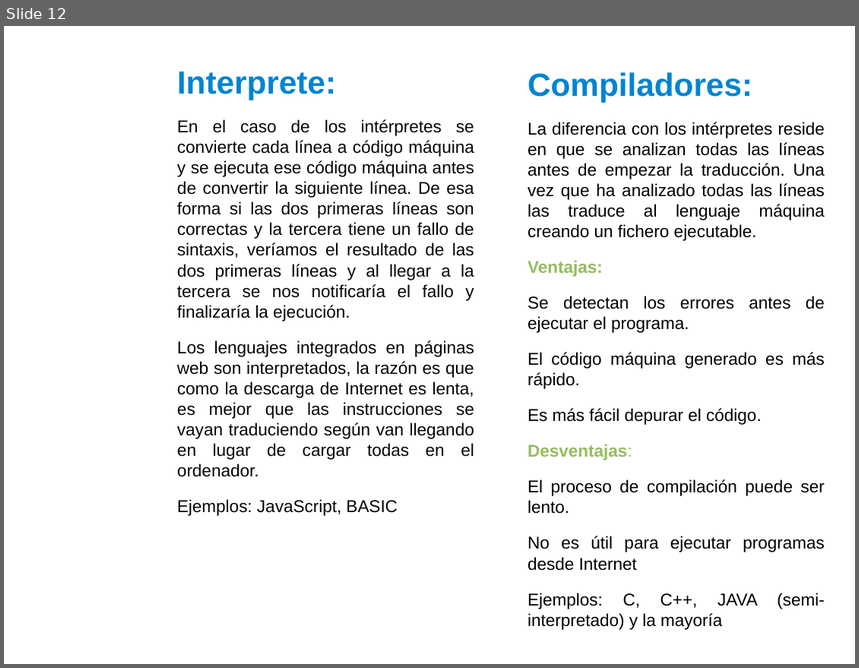
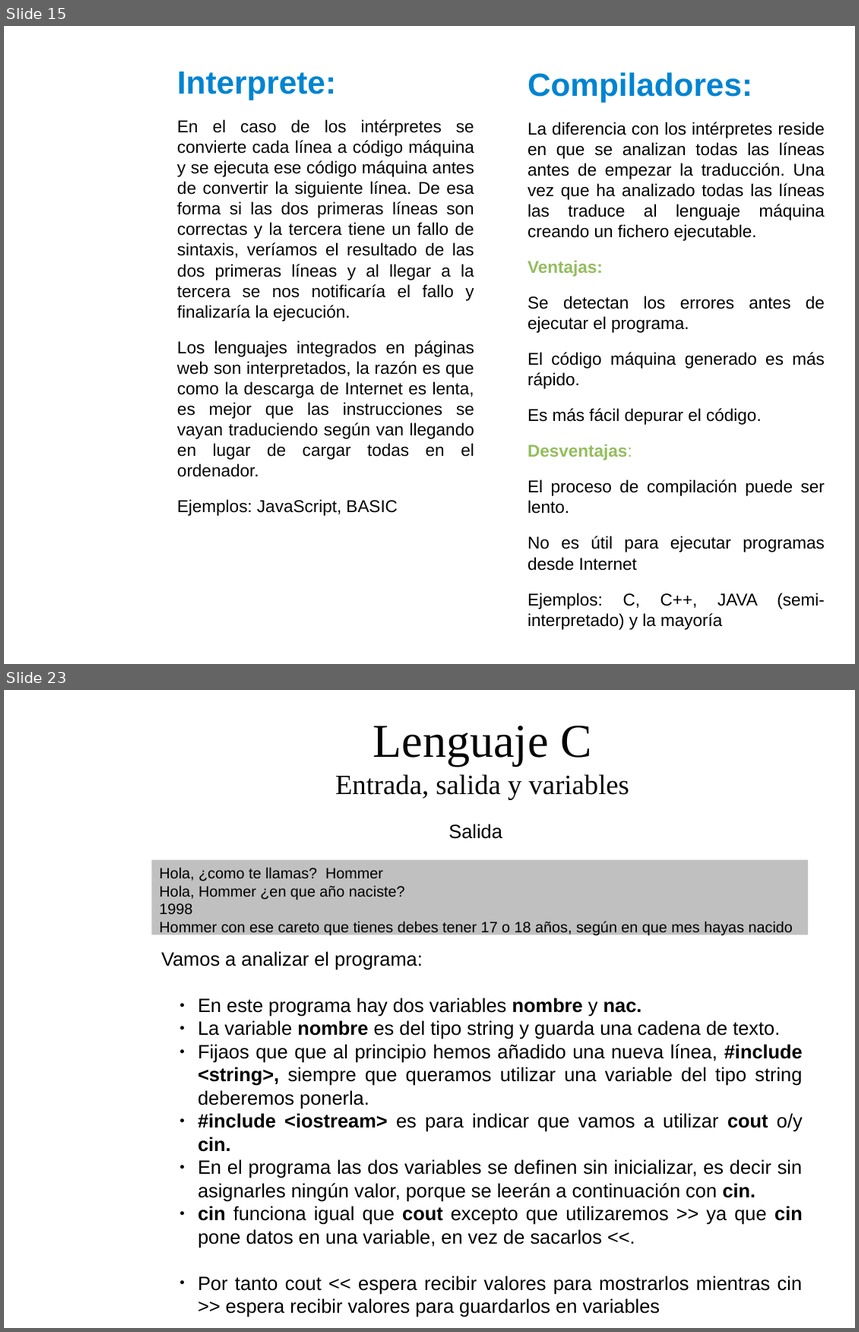
Before and after one commit to dolpo04/2bach, a slide deck: unidades/01_introduccion_a_la_programacion/presentacion/Tema1: Introduccion a la programacion.odp. Shown one above the other, each under a label of ours: slide 12 before the commit, slides 15 and 23 after it; the slides between them are not shown. The pictures are 859x668 and 859x1332 pixels, drawn with LibreOffice and Linux fonts; fonts in the diff are those of the drawing; background and template pictures are left out. Boxes give left, top, right and bottom in pixels: in the first picture for what was removed or moved away, otherwise in the second. Text is boxed around its words. In the diff, an @@ line names an element or a change of style, - is before the commit and + after.

```diff
--- a/unidades/01_introduccion_a_la_programacion/presentacion/Tema1: Introduccion a la programacion.odp
+++ b/unidades/01_introduccion_a_la_programacion/presentacion/Tema1: Introduccion a la programacion.odp
@@ slide 23 added at [4, 690, 855, 1328], background picture (left out) @@
@@ title added at [335, 726, 629, 800], 26 pt, text #050505 @@
+Lenguaje C
+Entrada, salida y variables
@@ text added at [449, 824, 503, 839], 18 pt, text #000000 @@
+Salida
@@ rectangle added at [151, 860, 808, 935], fill #C0C0C0, 14 pt, text #000000 @@
+Hola, ¿como te llamas? Hommer
+Hola, Hommer ¿en que año naciste?
+1998
+Hommer con ese careto que tienes debes tener 17 o 18 años, según en que mes hayas nacido
@@ text added at [161, 951, 803, 1294], 18 pt, text #000000 @@
+Vamos a analizar el programa:
+  ● En este programa hay dos variables nombre y nac.
+  ● La variable nombre es del tipo string y guarda una cadena de texto.
+  ● Fijaos que que al principio hemos añadido una nueva línea, #include <string>, siempre que queramos utilizar una variable del tipo string deberemos ponerla.
+  ● #include <iostream> es para indicar que vamos a utilizar cout o/y cin.
+  ● En el programa las dos variables se definen sin inicializar, es decir sin asignarles ningún valor, porque se leerán a continuación con cin.
+  ● cin funciona igual que cout excepto que utilizaremos >> ya que cin pone datos en una variable, en vez de sacarlos <<.
+  ● Por tanto cout << espera recibir valores para mostrarlos mientras cin >> espera recibir valores para guardarlos en variables
@@ what was slide 12 is now slide 15 @@
```
Also in this commit, not shown: 14 other slides added.
